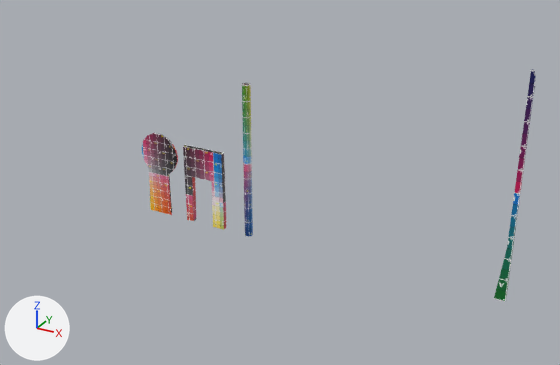
What one commit did to the Blender file public/3d/plstmichel.blend.
Rendered twice from a camera (50 mm lens) standing at (6.9, -37.8, 23.1) and looking at (-14.5, 1.1, 3.6). Every picture has the same lights, and +X, +Y and +Z are marked at lower left.

In view in the first picture: 'paal', 'paal2', 'poortje', 'sleutelgat'.
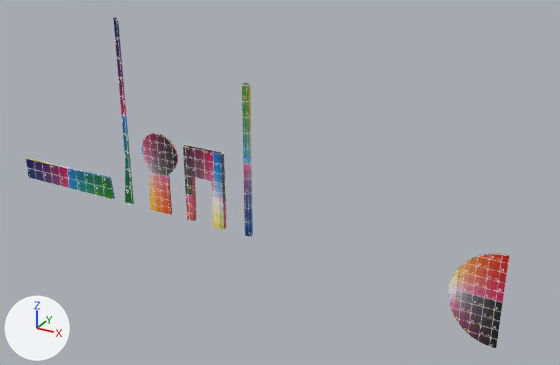
The change in detail:
Material 'Material' (mat_material) is new.
Its texture is img_testimage3d_jpg.
Material 'Material.005' (mat_material_005) is new.
Its texture is img_testimage3d_jpg.
Mesh me_beziercurve_004 is new.
It has 72 vertices, 38 faces and spans x -3.03..0.03, y -0.05..0.05, z -3.12..2.84.
It uses material mat_material (picture img_testimage3d_jpg).
Mesh me_beziercurve_003 is new.
It has 12 vertices, 8 faces and spans x -4.0..4.17, y 0.0..0.16, z 0.0..1.6.
It uses material mat_material_005 (picture img_testimage3d_jpg).
Object 'paal2' (ob_paal2) moves from (0.0, 0.0, 0.0) to (-25.76, 0.0, 0.0).
Object 'halfcircle' (ob_halfcircle) is new; it shows me_beziercurve_004.
Its location is (0.0, 0.0, 0.0).
Object 'rechthoek' (ob_rechthoek) is new; it shows me_beziercurve_003.
Its location is (-31.46, -0.01, 0.05).

Changed parts and their boxes [x1, y1, x2, y2] in the pictures (560 x 365 px):
'halfcircle', added: after [448, 254, 509, 349]
'paal2', moved: before [494, 69, 536, 302]; after [113, 17, 134, 205]
'rechthoek', added: after [26, 158, 115, 199]
